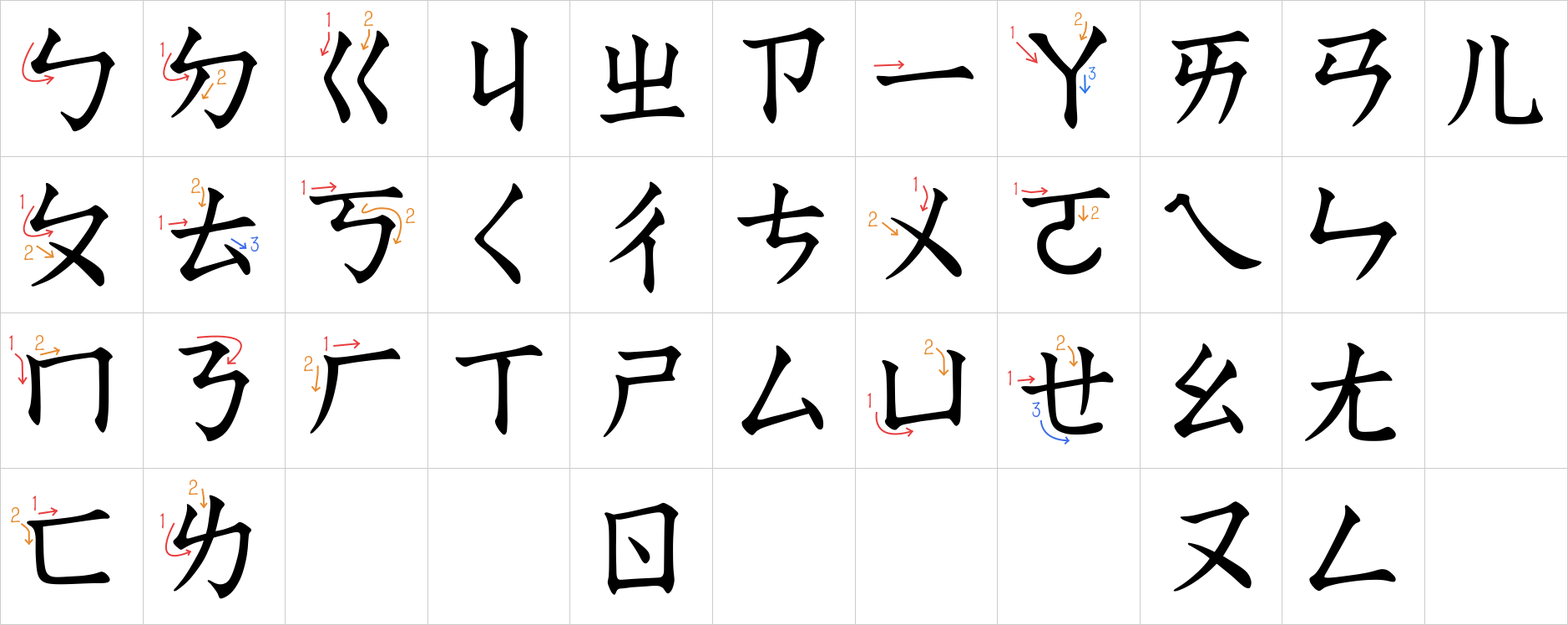
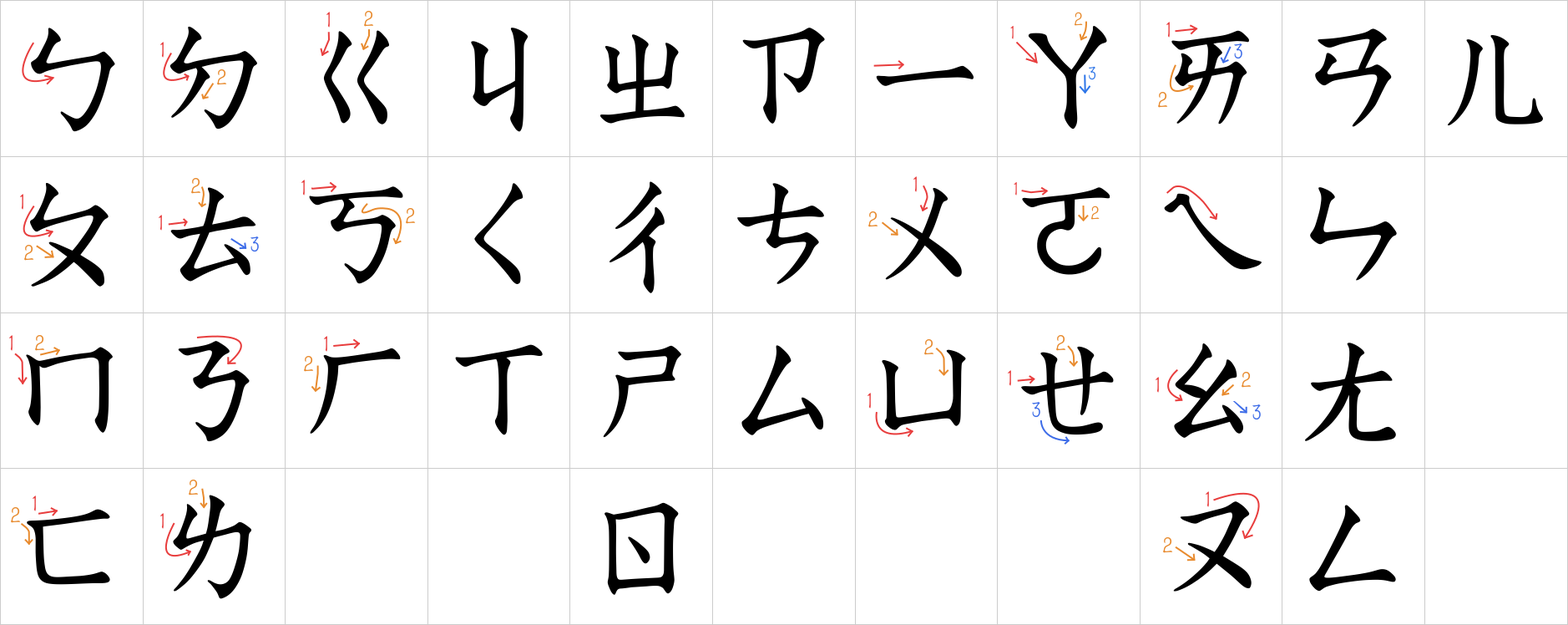
The second 1568 × 625 image is a revision of the first. Changes to its layers:
added layer "ai1" above "ai2" over (1166, 21, 1170, 38)
added layer "ai2" above "ai3" over (1158, 91, 1169, 108)
added layer "ai3" above "ao1" over (1234, 43, 1243, 60)
added layer "ao1" above "ao2" over (1155, 376, 1159, 393)
added layer "ao2" above "ao3" over (1241, 371, 1252, 388)
added layer "ao3" above "ou1" over (1252, 404, 1261, 420)
added layer "ou1" above "ou2" over (1205, 490, 1209, 507)
added layer "ou2" above "筆畫" over (1163, 536, 1174, 553)
painted on "筆畫" over (1166, 24, 1260, 562)
